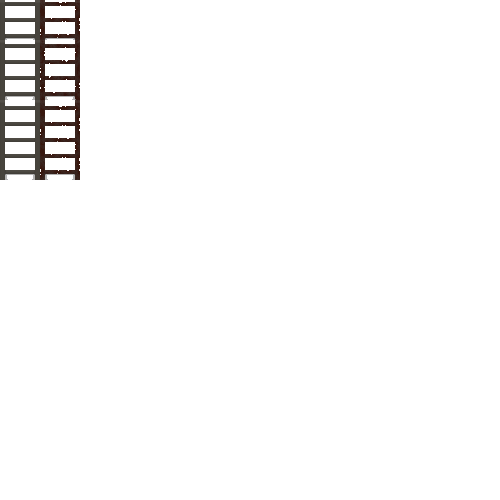
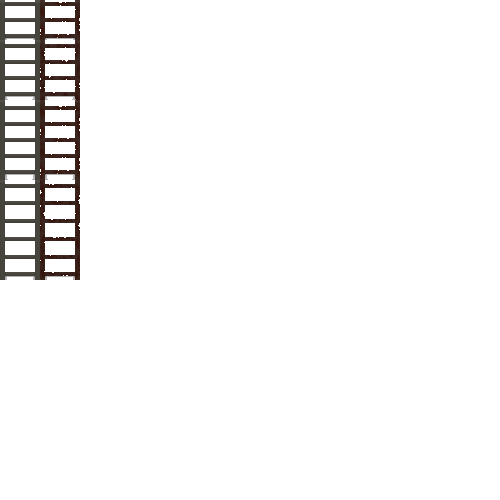
Layered file, before and after one edit (500x500). Changes by layer:
painted on "Background" over [0, 180, 80, 280]
